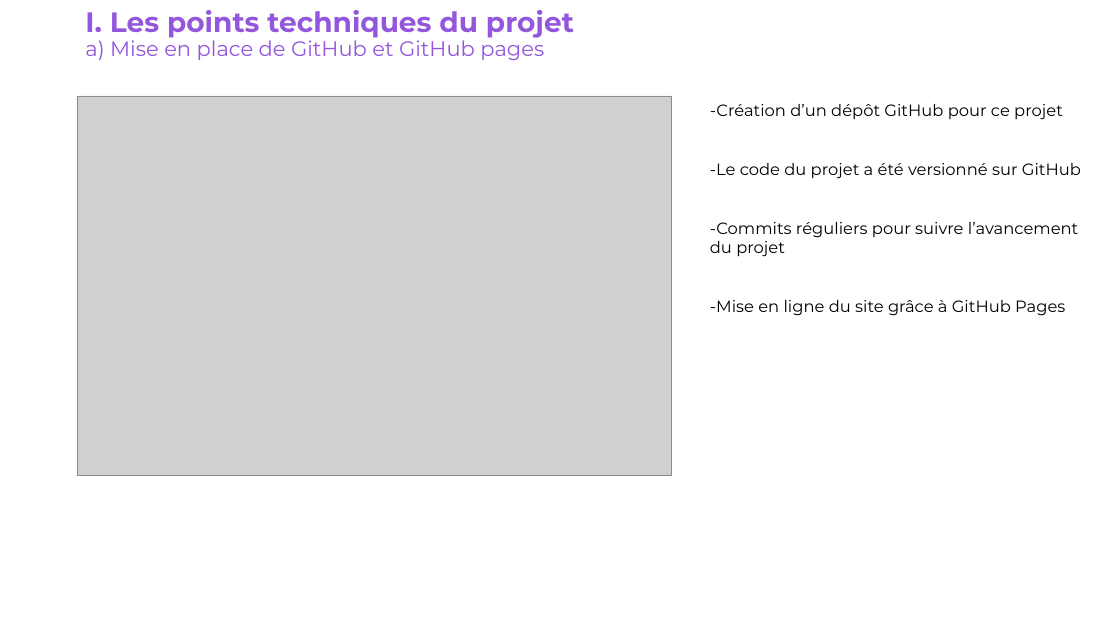
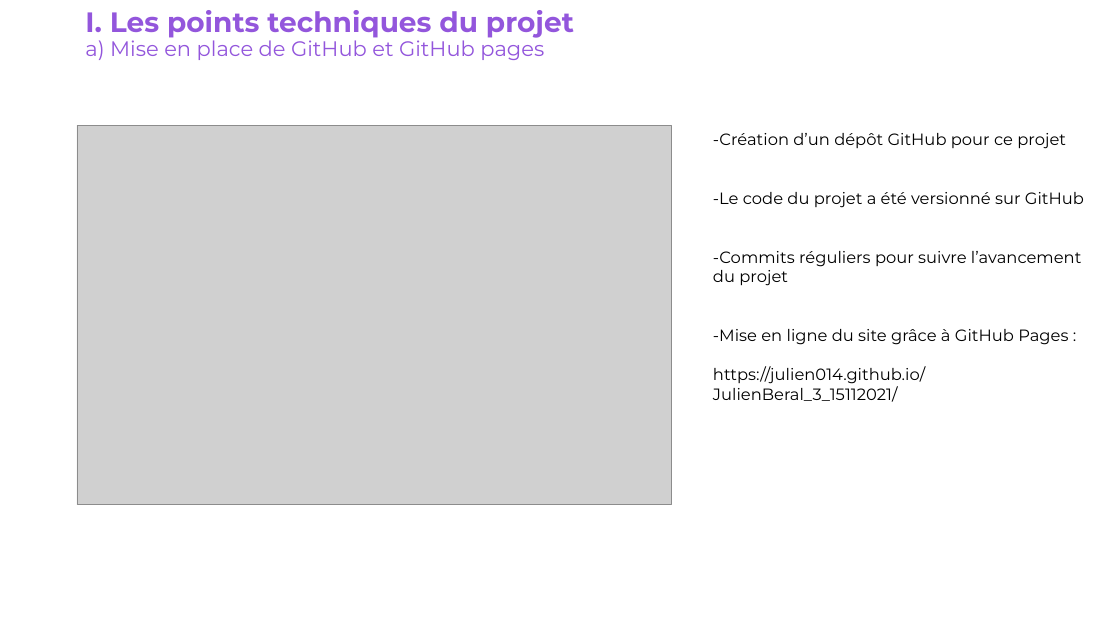
Before and after one commit to Julien-014/JulienBeral_3_15112021, a slide deck: slide 2 of Soutenance Projet 3.pptx. Drawn at 1120x630 pixels with LibreOffice and Linux fonts; fonts in the diff are those of the drawing; grey boxes stand for pictures. Boxes give left, top, right and bottom in pixels: in the first picture for what was removed or moved away, otherwise in the second. Text is boxed around its words. In the diff, an @@ line names an element or a change of style, - is before the commit and + after.

```diff
--- a/Soutenance Projet 3.pptx
+++ b/Soutenance Projet 3.pptx
@@ picture: place and size @@
-picture at bbox=[77, 96, 672, 476]
+picture at bbox=[77, 125, 672, 505]
@@ text "-Création d’un dépôt GitHub pour ...": place and size @@
-text "-Création d’un dépôt GitHub pour ..." at bbox=[710, 104, 1081, 316]
+text "-Création d’un dépôt GitHub pour ..." at bbox=[713, 133, 1084, 402]
@@ text at bbox=[713, 329, 1068, 402]: text changed @@
--Mise en ligne du site grâce à GitHub Pages
+-Mise en ligne du site grâce à GitHub Pages :
+https://julien014.github.io/JulienBeral_3_15112021/
```
Also in this commit, not shown: 7 other slides changed, 5 other files.
